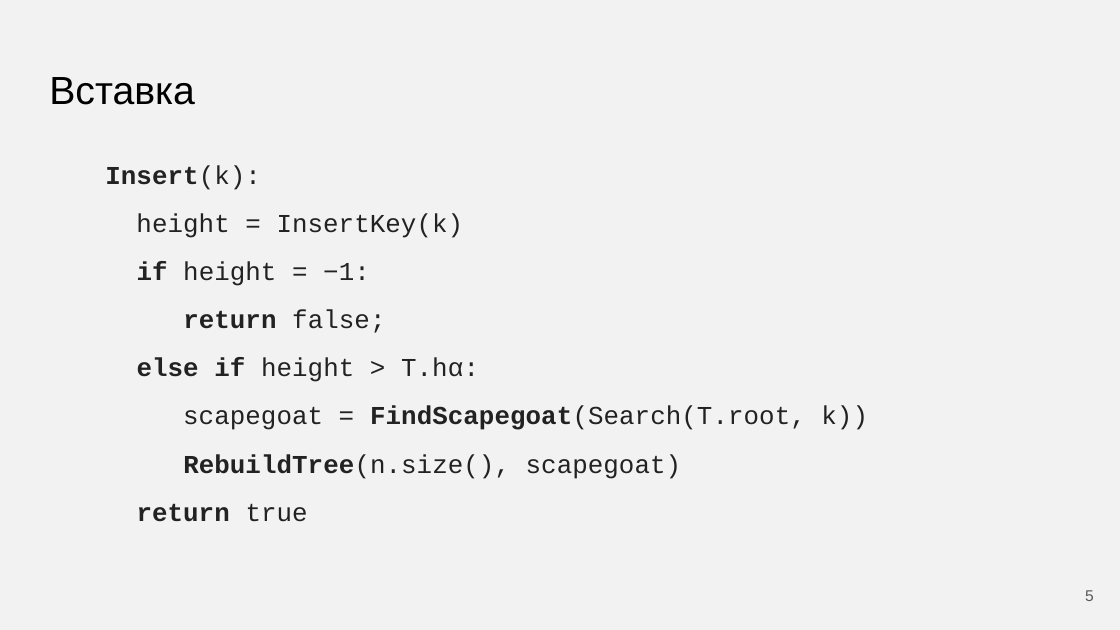
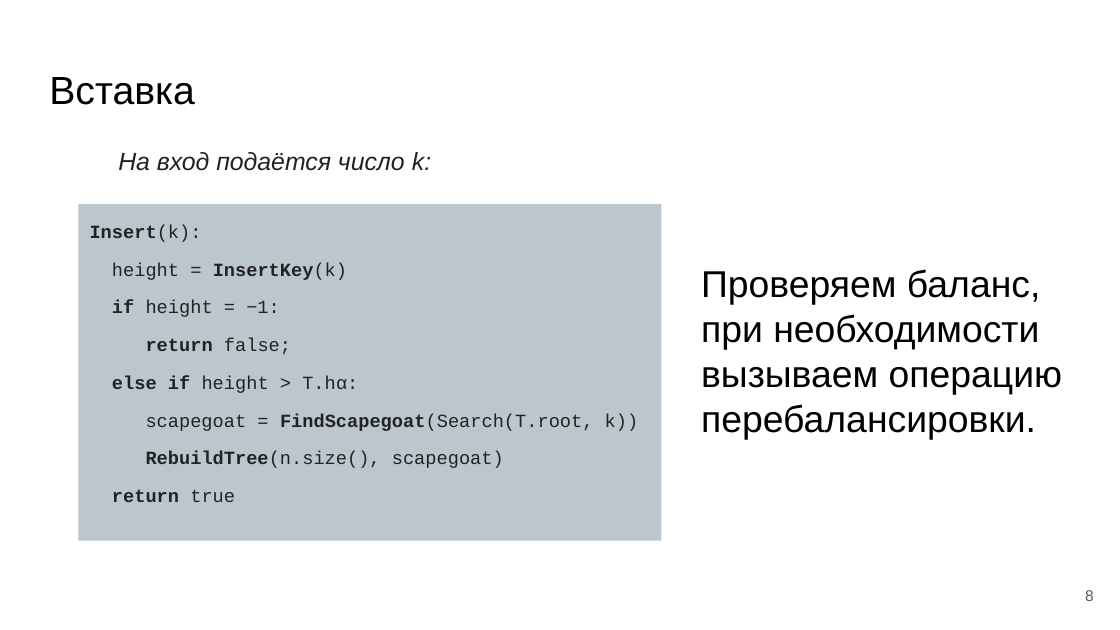
Before and after one commit to Flnchkv/ScapeGoat_Three, a slide deck: slide 8 of ScapeGoat Three.pptx (slide 5 before the commit). Drawn at 1120x630 pixels with LibreOffice and Linux fonts; fonts in the diff are those of the drawing. Boxes give left, top, right and bottom in pixels: in the first picture for what was removed or moved away, otherwise in the second. Text is boxed around its words. In the diff, an @@ line names an element or a change of style, - is before the commit and + after.

```diff
--- a/ScapeGoat Three.pptx
+++ b/ScapeGoat Three.pptx
@@ background #F2F2F2 to #FFFFFF @@
@@ text added at bbox=[118, 152, 431, 171], 16 pt, text #222222, italic @@
+На вход подаётся число k:
@@ text "Insert(k):": place and size @@
-text "Insert(k):" at bbox=[105, 165, 868, 522]
+text "Insert(k):" at bbox=[78, 204, 662, 541]
@@ text "Insert(k):" at bbox=[78, 204, 662, 541]: size 16.6 to 12 pt; bold on in "InsertKey(k)"; indent changed; fill none to #78909C at 50% opacity @@
@@ text added at bbox=[701, 269, 1062, 440], 24 pt, text #000000 @@
+Проверяем баланс, при необходимости вызываем операцию перебалансировки.
@@ page number at bbox=[1085, 590, 1094, 601]: text changed @@
-5
+8
```
Also in this commit, not shown: 8 other slides changed, 4 slides added, 2 other files.
